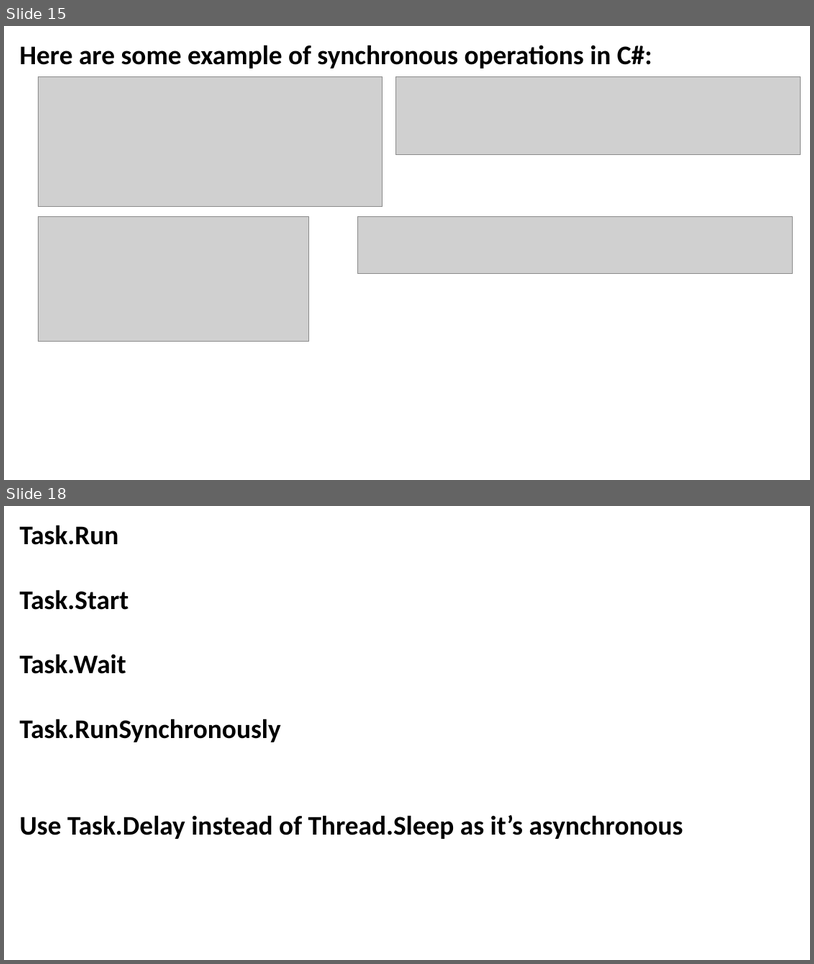
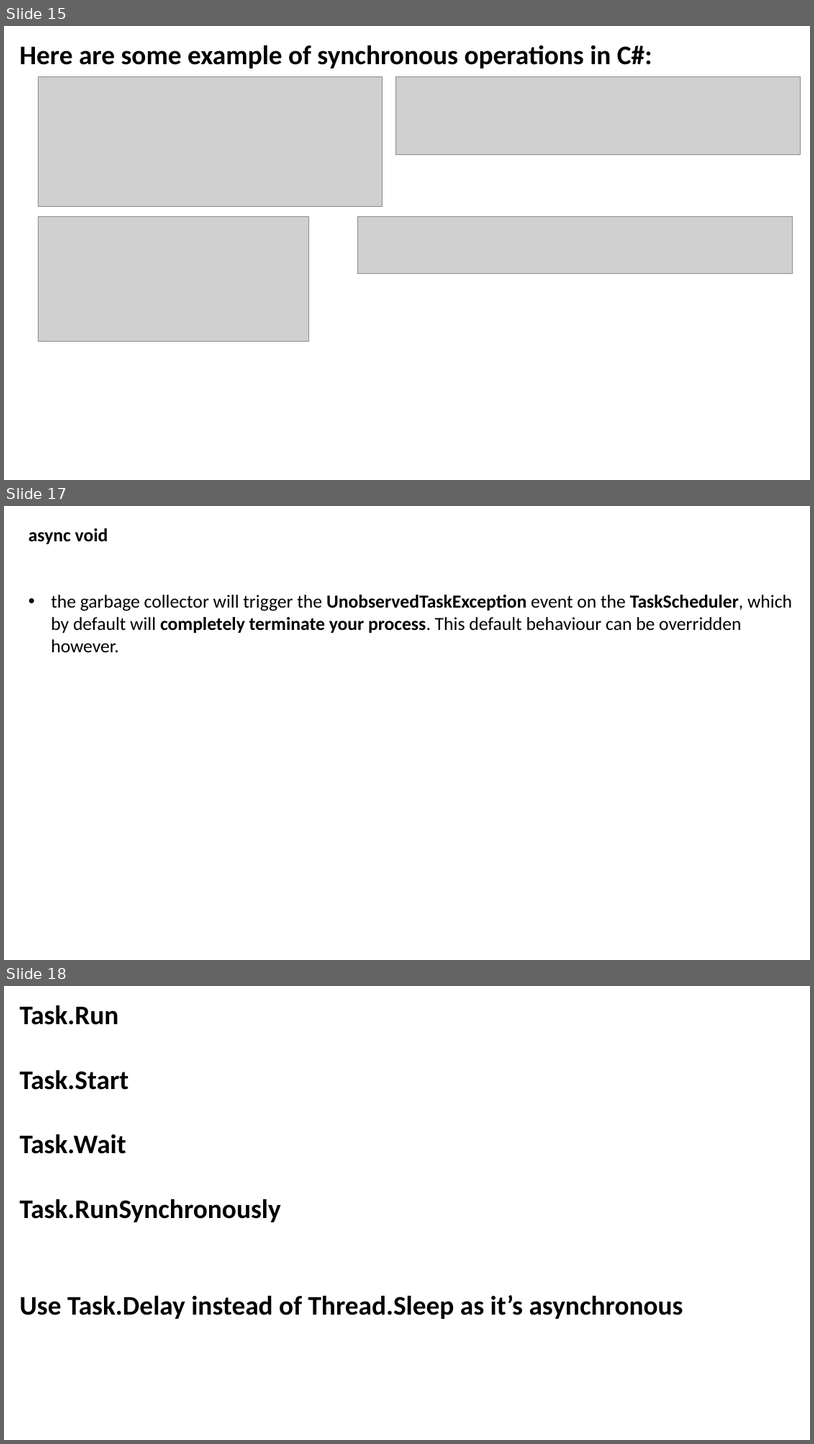
Before and after one commit to JoshKain/AsyncAwaitQuiz, a slide deck: Async and await presentation.pptx. Shown one above the other, each under a label of ours: slides 15 and 18 before the commit, slides 15, 17 and 18 after it; the slides between them are not shown. The pictures are 814x964 and 814x1444 pixels, drawn with LibreOffice and Linux fonts; fonts in the diff are those of the drawing; grey boxes stand for pictures. Boxes give left, top, right and bottom in pixels: in the first picture for what was removed or moved away, otherwise in the second. Text is boxed around its words. In the diff, an @@ line names an element or a change of style, - is before the commit and + after.

Commit message:
Updated slides with better information about catching exceptions

```diff
--- a/Async and await presentation.pptx
+++ b/Async and await presentation.pptx
@@ slide 17 added at box(4, 506, 810, 960), background #FFFFFF @@
@@ text added at box(28, 528, 792, 652), 22 pt, text #000000 @@
+async void
+• the garbage collector will trigger the UnobservedTaskException event on the TaskScheduler, which by default will completely terminate your process. This default behaviour can be overridden however.
```
Also in this commit, not shown: 2 slides changed, 1 slide removed.
